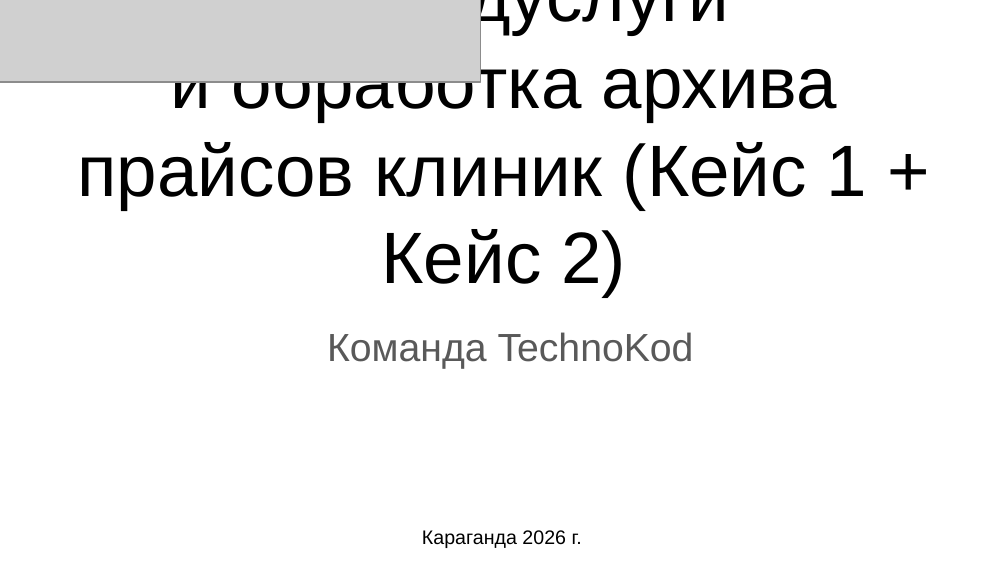
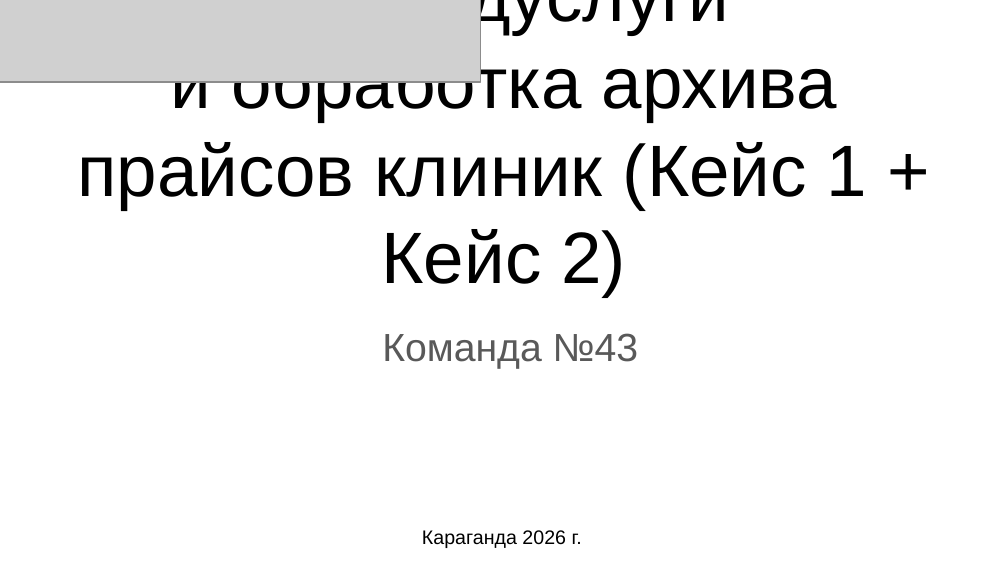
Before and after one commit to m34959203/medtech-aggregator, a slide deck: slide 1 of docs/Презентация МедЦена (по шаблону).pptx. Drawn at 1008x567 pixels with LibreOffice and Linux fonts; fonts in the diff are those of the drawing; grey boxes stand for pictures. Boxes give left, top, right and bottom in pixels: in the first picture for what was removed or moved away, otherwise in the second. Text is boxed around its words. In the diff, an @@ line names an element or a change of style, - is before the commit and + after.

```diff
--- a/docs/Презентация МедЦена (по шаблону).pptx
+++ b/docs/Презентация МедЦена (по шаблону).pptx
@@ subtitle at bbox=[382, 333, 639, 369]: text changed @@
-Команда TechnoKod
+Команда №43
```
